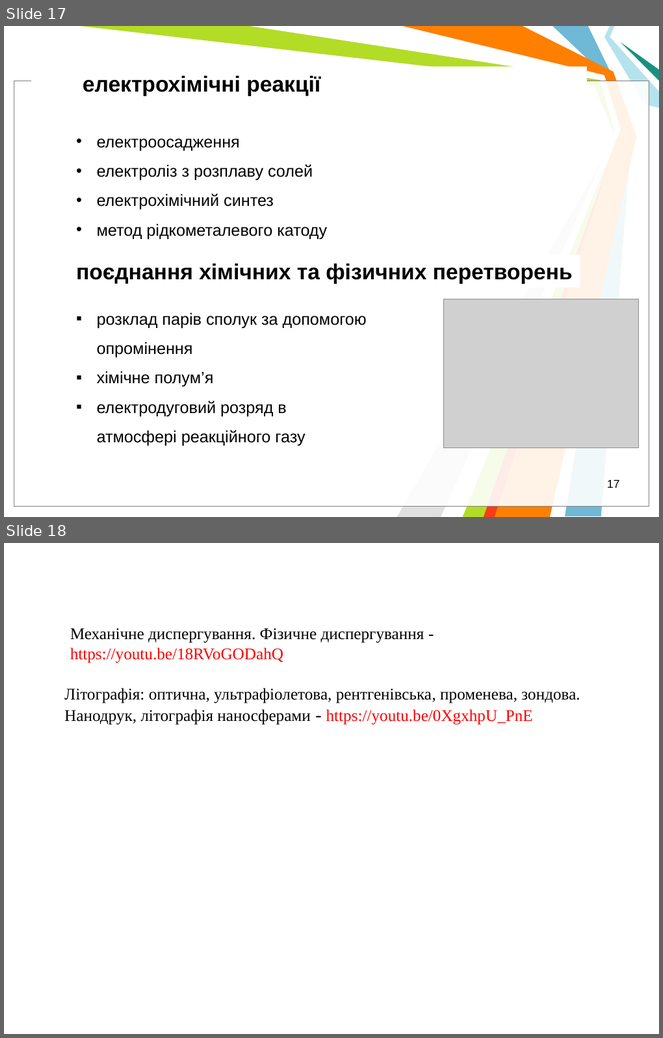
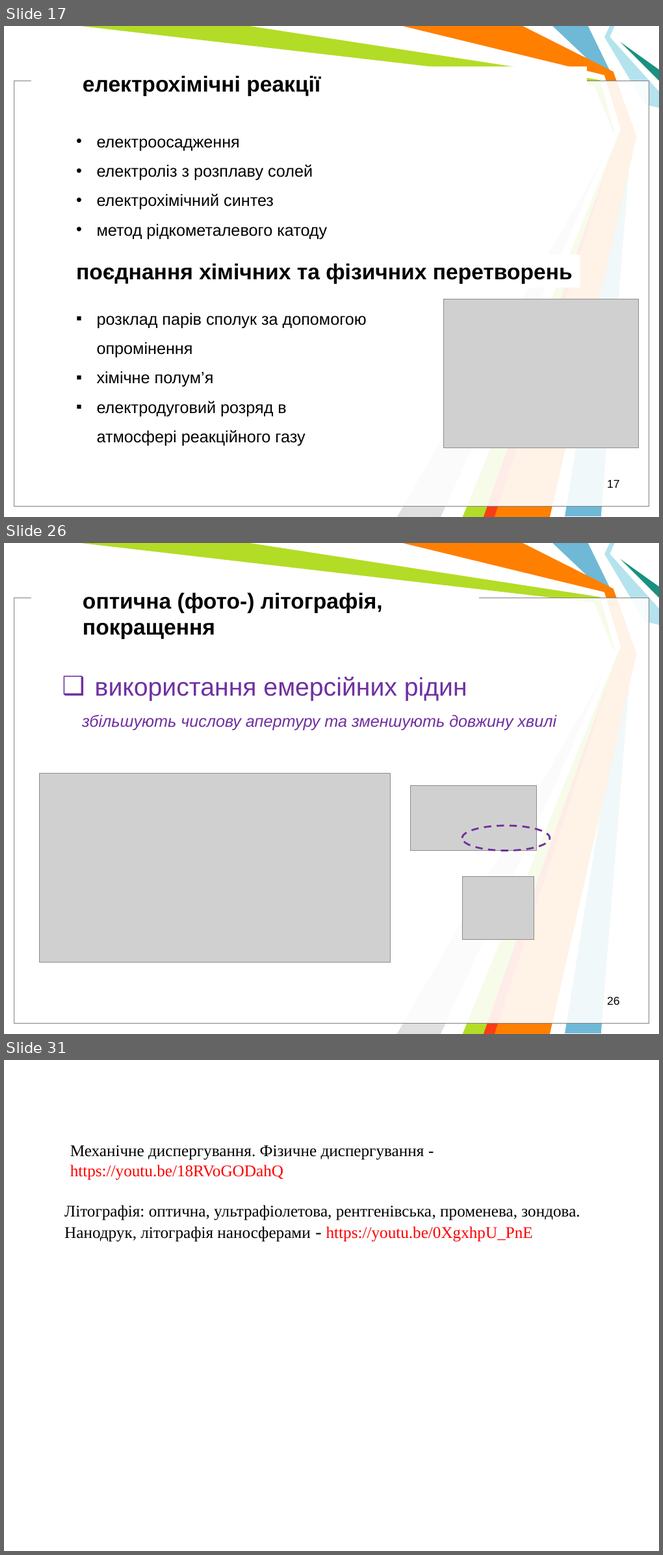
Before and after one commit to l432/NMK, a slide deck: Lecture/nanoSystem/2021_22/Present/OsnFizNanoV2.ppt. Shown one above the other, each under a label of ours: slides 17 and 18 before the commit, slides 17, 26 and 31 after it; the slides between them are not shown. The pictures are 663x1038 and 663x1555 pixels, drawn with LibreOffice and Linux fonts; fonts in the diff are those of the drawing; grey boxes stand for pictures; background and template pictures are left out. Boxes give left, top, right and bottom in pixels: in the first picture for what was removed or moved away, otherwise in the second. Text is boxed around its words. In the diff, an @@ line names an element or a change of style, - is before the commit and + after.

```diff
--- a/Lecture/nanoSystem/2021_22/Present/OsnFizNanoV2.ppt
+++ b/Lecture/nanoSystem/2021_22/Present/OsnFizNanoV2.ppt
@@ slide 26 added at [4,543,659,1034], background #FFFFFF; not listed: 11 template elements that a slide beside it also shows @@
@@ text added at [83,592,383,639], 24 pt, text #000000, bold @@
+оптична (фото-) літографія, покращення
@@ text added at [95,677,467,701], 28 pt, text #7030A0 @@
+❑ використання емерсійних рідин
@@ text added at [82,715,557,730], 18 pt, text #7030A0, italic @@
+збільшують числову апертуру та зменшують довжину хвилі
@@ picture added at [39,774,391,962] @@
@@ picture added at [410,785,536,850] @@
@@ ellipse added at [462,826,550,851], outline #7030A0 2.01 pt dashed @@
@@ picture added at [462,877,534,940] @@
@@ page number added at [607,997,620,1005], 12.5 pt, text #000000 @@
+26
@@ what was slide 18 is now slide 31 @@
```
Also in this commit, not shown: 12 other slides added.
